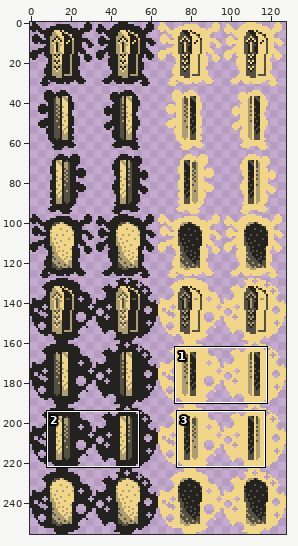
File history of a sprite sheet, Textures/Sarcophage.png. The picture above shows the old version from afar; the outline marks the close-up.
Close-up. Old version:
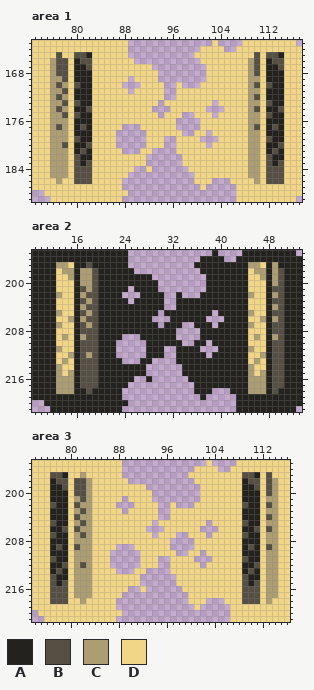
The file is 128x256 pixels. Shown: area 1: x 73..117, y 163..189; area 2: x 9..53, y 195..221; area 3: x 74..116, y 195..221. The commit also changed other parts of the picture, which this record leaves out.
Palette (. is transparent): A #24221e  B #555043  C #ad9d73  D #f2d688
Pixels before, area 1, first column x 73:
163 DDDDDDDDDDDDDDDD..............D....DDDDDDDDD.
164 DDDDDDDDDDDDDDDD............DDDD..DDDDDDDDDDD
165 DDDDBDDBBADDDDDD...........DDDDDDDDDDBDBBADDD
166 DDDCBBDABBDDDDDDD...........DDDDDDDDCBDABBDDD
167 DDDCBBDAABDDDDDDDDDD.........DDDDDDDCBDAABDDD
168 DDDCBBDAAADDDDDDDDDDD........DDDDDDDCBDAAADDD
169 DDDCCBDAAADDDDDD.DDDD........DDDDDDDCCDAAADDD
170 DDDCBCDBAADDDDD...DDDD..D...DDDDDDDDCBDBAADDD
171 DDDCCBDAAADDDDDD.DDDDD..DDDDDDDDDDDDCCDAAADDD
172 DDDCBCDAAADDDDDDDDDDDD..DDDDDDDDDDDDCBDAAADDD
173 DDDCCBDBAADDDDDDDDDDD.DDDDDDDD.DDDDDCCDBAADDD
174 DDDCBCDAABDDDDDDDDDD...DDDDDD...DDDDCBDAABDDD
175 DDDCCBDBAADDDDDDDDDDD.DDD..DDD.DDDDDCCDBAADDD
176 DDDCCCDAAADDDDDDDDDDDDDD....DDDDDDDDCCDAAADDD
177 DDDCBCDABADDDDD...DDDDDD....DDDDDDDDCBDABADDD
178 DDDCCCDAAADDDD.....DDDDDD..DD.DDDDDDCCDAAADDD
179 DDDCCCDBAADDDD.....DDD..DDDD...DDDDDCCDBAADDD
180 DDDCCBDAABDDDD.....DDD..DDDDD.DDDDDDCCDAABDDD
181 DDDCCCDABADDDDD...DD....DDDDDDDDDDDDCCDABADDD
182 DDDCCCDBAADDDDDDDDD......DDDDDDDDDDDCCDBAADDD
183 DDDCCCDBABDDDDDDDDD......DDDDDDDDDDDCCDBABDDD
184 DDDCCCDBBBDDDDDDD..D......DDDDDDDDDDCCDBBBDDD
185 DDDCCCDBBBDDDDDD...........DDDDDDDDDCCDBBBDDD
186 DDDDCDDBBBDDDDD............DDD...DDDDCDBBBDDD
187 DDDDDDDDDDDDDDD.............D.....DDDDDDDDDDD
188 ..DDDDDDDDDDDDDD..................DDDDDDDDDDD
189 ...DDDDDDDDDDDD...................DDDDDDDDDD.
Pixels before, area 2, first column x 9:
195 AAAAAAAAAAAAAAAA..............A....AAAAAAAAA.
196 AAAAAAAAAAAAAAAA............AAAA..AAAAAAAAAAA
197 AAAACCDAABAAAAAA...........AAAAAAAAACCDACAAAA
198 AAAADCCACCBAAAAAA...........AAAAAAAADCCACBAAA
199 AAAADDCACCBAAAAAAAAA.........AAAAAAADDCACBAAA
200 AAAADDDACCBAAAAAAAAAA........AAAAAAADDDACBAAA
201 AAAADDDABCBAAAAA.AAAA........AAAAAAADDDABBAAA
202 AAAACDDACBBAAAA...AAAA..A...AAAAAAAACDDACBAAA
203 AAAADDDABCBAAAAA.AAAAA..AAAAAAAAAAAADDDABBAAA
204 AAAADDDACBBAAAAAAAAAAA..AAAAAAAAAAAADDDACBAAA
205 AAAACDDABCBAAAAAAAAAA.AAAAAAAA.AAAAACDDABBAAA
206 AAAADDCACBBAAAAAAAAA...AAAAAA...AAAADDCACBAAA
207 AAAACDDABCBAAAAAAAAAA.AAA..AAA.AAAAACDDABBAAA
208 AAAADDDABBBAAAAAAAAAAAAA....AAAAAAAADDDABBAAA
209 AAAADCDACBBAAAA...AAAAAA....AAAAAAAADCDACBAAA
210 AAAADDDABBBAAA.....AAAAAA..AA.AAAAAADDDABBAAA
211 AAAACDDABBBAAA.....AAA..AAAA...AAAAACDDABBAAA
212 AAAADDCABCBAAA.....AAA..AAAAA.AAAAAADDCABBAAA
213 AAAADCDABBBAAAA...AA....AAAAAAAAAAAADCDABBAAA
214 AAAACDDABBBAAAAAAAA......AAAAAAAAAAACDDABBAAA
215 AAAACDCABBBAAAAAAAA......AAAAAAAAAAACDCABBAAA
216 AAAACCCABBBAAAAAA..A......AAAAAAAAAACCCABBAAA
217 AAAACCCABBBAAAAA...........AAAAAAAAACCCABBAAA
218 AAAACCCAABAAAAA............AAA...AAACCCABAAAA
219 AAAAAAAAAAAAAAA.............A.....AAAAAAAAAAA
220 ..AAAAAAAAAAAAAA..................AAAAAAAAAAA
221 ...AAAAAAAAAAAA...................AAAAAAAAAA.
Pixels before, area 3, first column x 74:
195 DDDDDDDDDDDDDDD..............D....DDDDDDDDD
196 DDDDDDDDDDDDDDD............DDDD..DDDDDDDDDD
197 DDDBBADDCDDDDDD...........DDDDDDDDDBBADBDDD
198 DDDABBDBBCDDDDDD...........DDDDDDDDABBDBCDD
199 DDDAABDBBCDDDDDDDDD.........DDDDDDDAABDBCDD
200 DDDAAADBBCDDDDDDDDDD........DDDDDDDAAADBCDD
201 DDDAAADCBCDDDDD.DDDD........DDDDDDDAAADCCDD
202 DDDBAADBCCDDDD...DDDD..D...DDDDDDDDBAADBCDD
203 DDDAAADCBCDDDDD.DDDDD..DDDDDDDDDDDDAAADCCDD
204 DDDAAADBCCDDDDDDDDDDD..DDDDDDDDDDDDAAADBCDD
205 DDDBAADCBCDDDDDDDDDD.DDDDDDDD.DDDDDBAADCCDD
206 DDDAABDBCCDDDDDDDDD...DDDDDD...DDDDAABDBCDD
207 DDDBAADCBCDDDDDDDDDD.DDD..DDD.DDDDDBAADCCDD
208 DDDAAADCCCDDDDDDDDDDDDD....DDDDDDDDAAADCCDD
209 DDDABADBCCDDDD...DDDDDD....DDDDDDDDABADBCDD
210 DDDAAADCCCDDD.....DDDDDD..DD.DDDDDDAAADCCDD
211 DDDBAADCCCDDD.....DDD..DDDD...DDDDDBAADCCDD
212 DDDAABDCBCDDD.....DDD..DDDDD.DDDDDDAABDCCDD
213 DDDABADCCCDDDD...DD....DDDDDDDDDDDDABADCCDD
214 DDDBAADCCCDDDDDDDD......DDDDDDDDDDDBAADCCDD
215 DDDBABDCCCDDDDDDDD......DDDDDDDDDDDBABDCCDD
216 DDDBBBDCCCDDDDDD..D......DDDDDDDDDDBBBDCCDD
217 DDDBBBDCCCDDDDD...........DDDDDDDDDBBBDCCDD
218 DDDBBBDDCDDDDD............DDD...DDDBBBDCDDD
219 DDDDDDDDDDDDDD.............D.....DDDDDDDDDD
220 .DDDDDDDDDDDDDD..................DDDDDDDDDD
221 ..DDDDDDDDDDDD...................DDDDDDDDDD
The result:
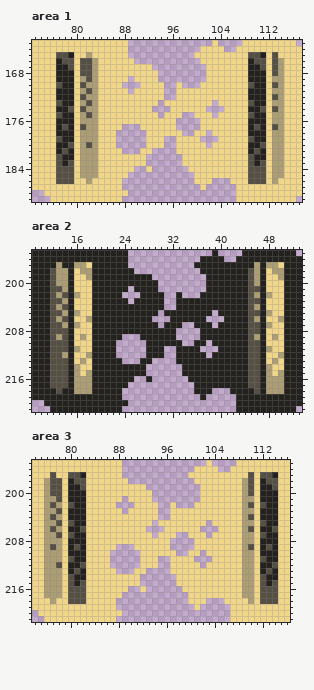
The exact change:
Area 1:
y 165: x 78..82 DDBBA -> BADDC; x 109 D -> B; x 111..112 DB -> AD; x 114 A -> D
y 166: x 76..77 CB -> DA; x 79..80 DA -> BD; x 83 D -> C; x 109 C -> A; x 111..112 DA -> BD; x 114 B -> C
y 167: x 76..81 CBBDAA -> DAABDB; x 83 D -> C; x 109..114 CBDAAB -> AABDBC
y 168: x 76..83 CBBDAAAD -> DAAADBBC; x 109..114 CBDAAA -> AAADBC
y 169: x 76..83 CCBDAAAD -> DAAADCBC; x 109..114 CCDAAA -> AAADCC
y 170: x 76 C -> D; x 78..83 CDBAAD -> AADBCC; x 109..114 CBDBAA -> BAADBC
y 171: x 76..83 CCBDAAAD -> DAAADCBC; x 109..114 CCDAAA -> AAADCC
y 172: x 76..83 CBCDAAAD -> DAAADBCC; x 109..114 CBDAAA -> AAADBC
y 173: x 76..83 CCBDBAAD -> DBAADCBC; x 109..114 CCDBAA -> BAADCC
y 174: x 76..83 CBCDAABD -> DAABDBCC; x 109..114 CBDAAB -> AABDBC
y 175: x 76..83 CCBDBAAD -> DBAADCBC; x 109..114 CCDBAA -> BAADCC
y 176: x 76..83 CCCDAAAD -> DAAADCCC; x 109..114 CCDAAA -> AAADCC
y 177: x 76..80 CBCDA -> DABAD; x 82..83 AD -> CC; x 109 C -> A; x 111..112 DA -> AD; x 114 A -> C
y 178: x 76..83 CCCDAAAD -> DAAADCCC; x 109..114 CCDAAA -> AAADCC
y 179: x 76..83 CCCDBAAD -> DBAADCCC; x 109..114 CCDBAA -> BAADCC
y 180: x 76..81 CCBDAA -> DAABDC; x 83 D -> C; x 109..114 CCDAAB -> AABDCC
y 181: x 76..83 CCCDABAD -> DABADCCC; x 109..114 CCDABA -> ABADCC
y 182: x 76..83 CCCDBAAD -> DBAADCCC; x 109..114 CCDBAA -> BAADCC
y 183: x 76..83 CCCDBABD -> DBABDCCC; x 109..114 CCDBAB -> BABDCC
y 184..185: x 76..83 CCCDBBBD -> DBBBDCCC; x 109..114 CCDBBB -> BBBDCC
y 186: x 77..82 CDDBBB -> BBBDDC; x 109..114 DCDBBB -> BBBDCD
Area 2:
y 197: x 14..18 CDAAB -> AACCD; x 45 C -> A; x 47..48 DA -> AC; x 50 A -> D
y 198: x 12..13 AD -> BC; x 15..16 CA -> AD; x 19 B -> A; x 45 D -> B; x 47..48 CA -> AD; x 50 B -> C
y 199: x 12..17 ADDCAC -> BCCADD; x 19 B -> A; x 45..50 DDCACB -> BCADDC
y 200: x 12..19 ADDDACCB -> BCCADDDA; x 45..50 DDDACB -> BCADDD
y 201: x 12..19 ADDDABCB -> BBCADDDA; x 45..50 DDDABB -> BBADDD
y 202: x 12 A -> B; x 14..19 DDACBB -> BACDDA; x 45..50 CDDACB -> BCACDD
y 203: x 12..19 ADDDABCB -> BBCADDDA; x 45..50 DDDABB -> BBADDD
y 204: x 12..19 ADDDACBB -> BCBADDDA; x 45..50 DDDACB -> BCADDD
y 205: x 12..19 ACDDABCB -> BBCACDDA; x 45..50 CDDABB -> BBACDD
y 206: x 12..19 ADDCACBB -> BCBADDCA; x 45..50 DDCACB -> BCADDC
y 207: x 12..19 ACDDABCB -> BBCACDDA; x 45..50 CDDABB -> BBACDD
y 208: x 12..19 ADDDABBB -> BBBADDDA; x 45..50 DDDABB -> BBADDD
y 209: x 12..16 ADCDA -> BCBAD; x 18..19 BB -> DA; x 45 D -> B; x 47..48 DA -> AD; x 50 B -> D
y 210: x 12..19 ADDDABBB -> BBBADDDA; x 45..50 DDDABB -> BBADDD
y 211: x 12..19 ACDDABBB -> BBBACDDA; x 45..50 CDDABB -> BBACDD
y 212: x 12..17 ADDCAB -> BBCADD; x 19 B -> A; x 45..50 DDCABB -> BBADDC
y 213: x 12..19 ADCDABBB -> BBBADCDA; x 45..50 DCDABB -> BBADCD
y 214: x 12..19 ACDDABBB -> BBBACDDA; x 45..50 CDDABB -> BBACDD
y 215: x 12..19 ACDCABBB -> BBBACDCA; x 45..50 CDCABB -> BBACDC
y 216..217: x 12..19 ACCCABBB -> BBBACCCA; x 45..50 CCCABB -> BBACCC
y 218: x 13..18 CCCAAB -> BAACCC; x 45..50 CCCABA -> ABACCC
Area 3:
y 197: x 78..82 BADDC -> DDBBA; x 109 B -> D; x 111..112 AD -> DB; x 114 D -> A
y 198: x 76..77 DA -> CB; x 79..80 BD -> DA; x 83 C -> D; x 109 A -> C; x 111..112 BD -> DA; x 114 C -> B
y 199: x 76..81 DAABDB -> CBBDAA; x 83 C -> D; x 109..114 AABDBC -> CBDAAB
y 200: x 76..83 DAAADBBC -> CBBDAAAD; x 109..114 AAADBC -> CBDAAA
y 201: x 76..83 DAAADCBC -> CCBDAAAD; x 109..114 AAADCC -> CCDAAA
y 202: x 76 D -> C; x 78..83 AADBCC -> CDBAAD; x 109..114 BAADBC -> CBDBAA
y 203: x 76..83 DAAADCBC -> CCBDAAAD; x 109..114 AAADCC -> CCDAAA
y 204: x 76..83 DAAADBCC -> CBCDAAAD; x 109..114 AAADBC -> CBDAAA
y 205: x 76..83 DBAADCBC -> CCBDBAAD; x 109..114 BAADCC -> CCDBAA
y 206: x 76..83 DAABDBCC -> CBCDAABD; x 109..114 AABDBC -> CBDAAB
y 207: x 76..83 DBAADCBC -> CCBDBAAD; x 109..114 BAADCC -> CCDBAA
y 208: x 76..83 DAAADCCC -> CCCDAAAD; x 109..114 AAADCC -> CCDAAA
y 209: x 76..80 DABAD -> CBCDA; x 82..83 CC -> AD; x 109 A -> C; x 111..112 AD -> DA; x 114 C -> A
y 210: x 76..83 DAAADCCC -> CCCDAAAD; x 109..114 AAADCC -> CCDAAA
y 211: x 76..83 DBAADCCC -> CCCDBAAD; x 109..114 BAADCC -> CCDBAA
y 212: x 76..81 DAABDC -> CCBDAA; x 83 C -> D; x 109..114 AABDCC -> CCDAAB
y 213: x 76..83 DABADCCC -> CCCDABAD; x 109..114 ABADCC -> CCDABA
y 214: x 76..83 DBAADCCC -> CCCDBAAD; x 109..114 BAADCC -> CCDBAA
y 215: x 76..83 DBABDCCC -> CCCDBABD; x 109..114 BABDCC -> CCDBAB
y 216..217: x 76..83 DBBBDCCC -> CCCDBBBD; x 109..114 BBBDCC -> CCDBBB
y 218: x 77..82 BBBDDC -> CDDBBB; x 109..114 BBBDCD -> DCDBBB
